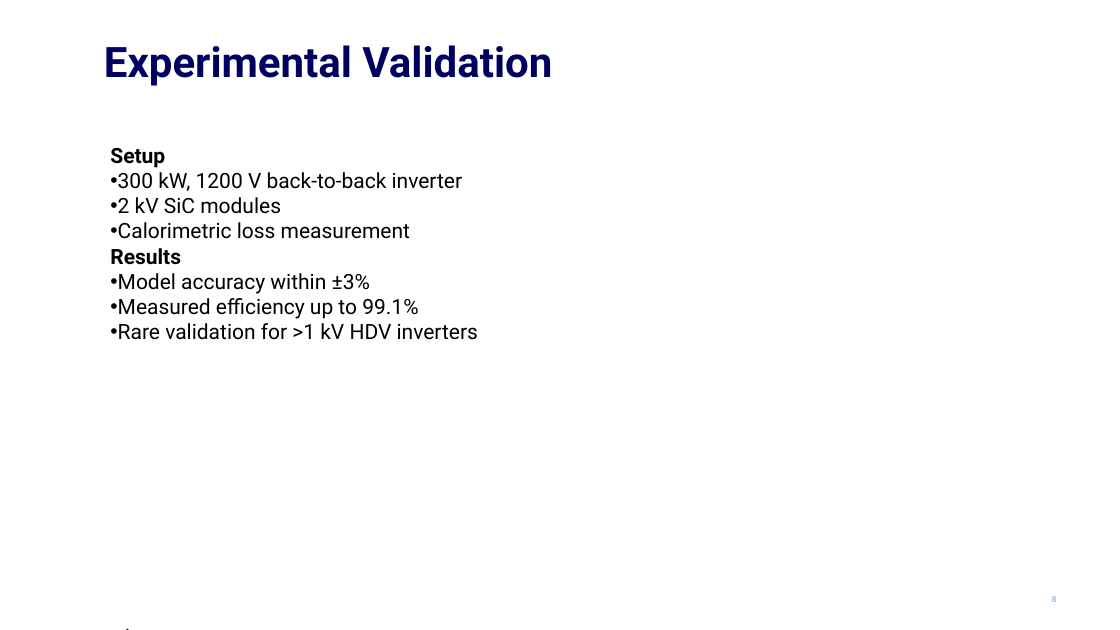
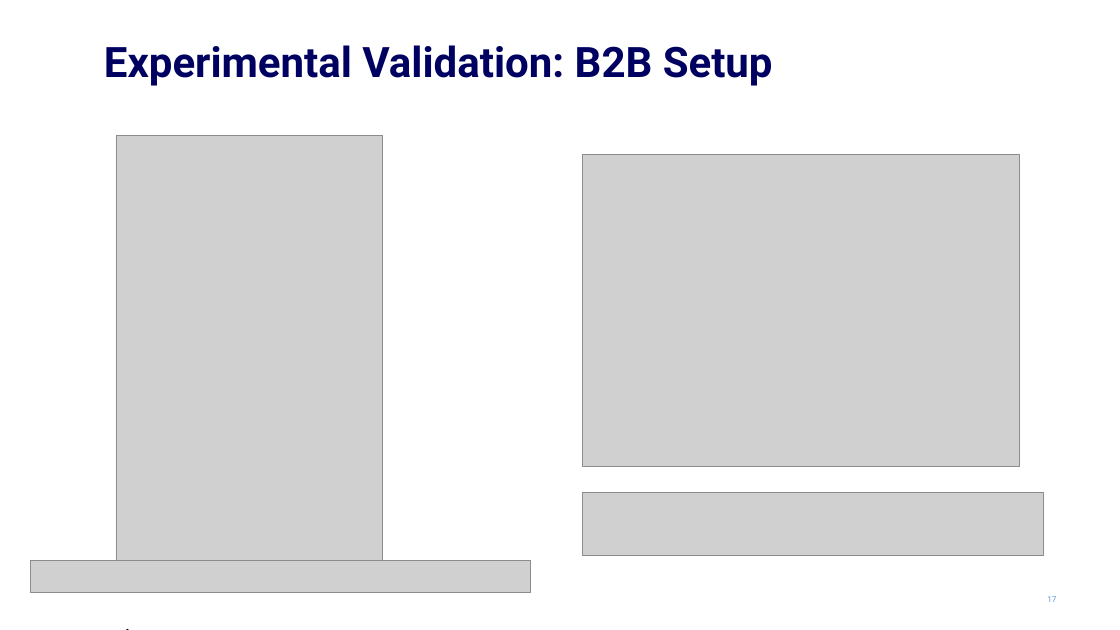
Before and after one commit to EnesAyaz/KTH, a slide deck: slide 17 of PresentationOfMeetings/50PercentSeminar/50PercentEnes.pptx (slide 8 before the commit). Drawn at 1120x630 pixels with LibreOffice and Linux fonts; fonts in the diff are those of the drawing; grey boxes stand for pictures; background and template pictures are left out. Boxes give left, top, right and bottom in pixels: in the first picture for what was removed or moved away, otherwise in the second. Text is boxed around its words. In the diff, an @@ line names an element or a change of style, - is before the commit and + after.

```diff
--- a/PresentationOfMeetings/50PercentSeminar/50PercentEnes.pptx
+++ b/PresentationOfMeetings/50PercentSeminar/50PercentEnes.pptx
@@ title at <box>104,45,773,86</box>: text changed @@
-Experimental Validation
+Experimental Validation: B2B Setup
@@ text removed at <box>110,148,478,340</box> @@
-Setup
-• 300 kW, 1200 V back-to-back inverter
-• 2 kV SiC modules
-• Calorimetric loss measurement
-Results
-• Model accuracy within ±3%
-• Measured efficiency up to 99.1%
-• Rare validation for >1 kV HDV inverters
@@ picture added at <box>117,135,383,560</box> @@
@@ picture added at <box>582,155,1019,466</box> @@
@@ picture added at <box>582,492,1044,555</box> @@
@@ picture added at <box>30,560,530,592</box> @@
@@ page number at <box>1047,596,1056,602</box>: text changed @@
-8
+17
```
Also in this commit, not shown: 9 other slides changed, 10 slides added, 16 slides removed, 20 other files.
